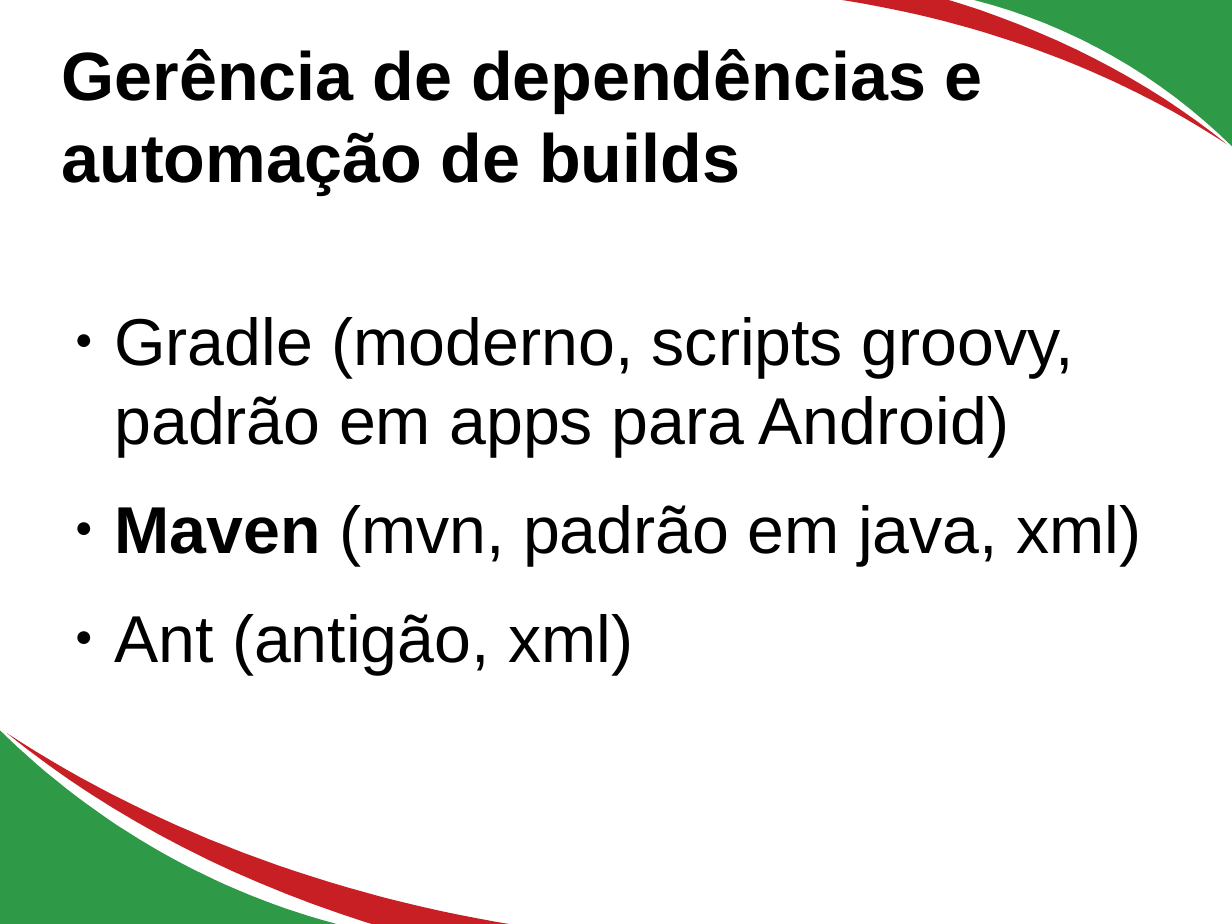
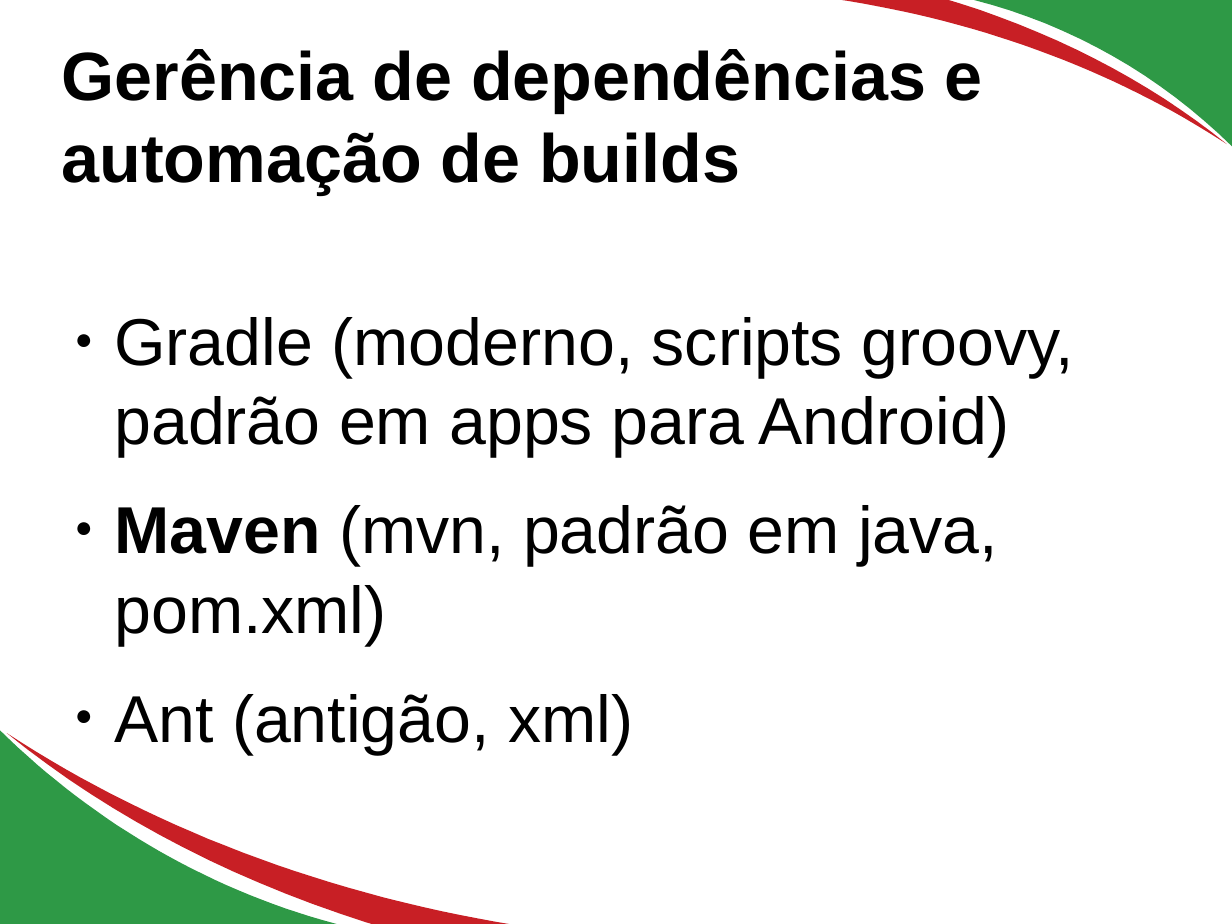
Before and after one commit to edusantana/testes-em-java-parte1, a slide deck: slide 3 of docs/Testes em java.odp. Drawn at 1232x924 pixels with LibreOffice and Linux fonts; fonts in the diff are those of the drawing. Boxes give left, top, right and bottom in pixels: in the first picture for what was removed or moved away, otherwise in the second. Text is boxed around its words. In the diff, an @@ line names an element or a change of style, - is before the commit and + after.

```diff
--- a/docs/Testes em java.odp
+++ b/docs/Testes em java.odp
@@ text at (114, 505, 998, 645): text changed @@
-● Maven (mvn, padrão em java, xml)
+● Maven (mvn, padrão em java, pom.xml)
```
Also in this commit, not shown: 2 other slides changed, 11 slides added, 1 slide removed, 3 other files.
